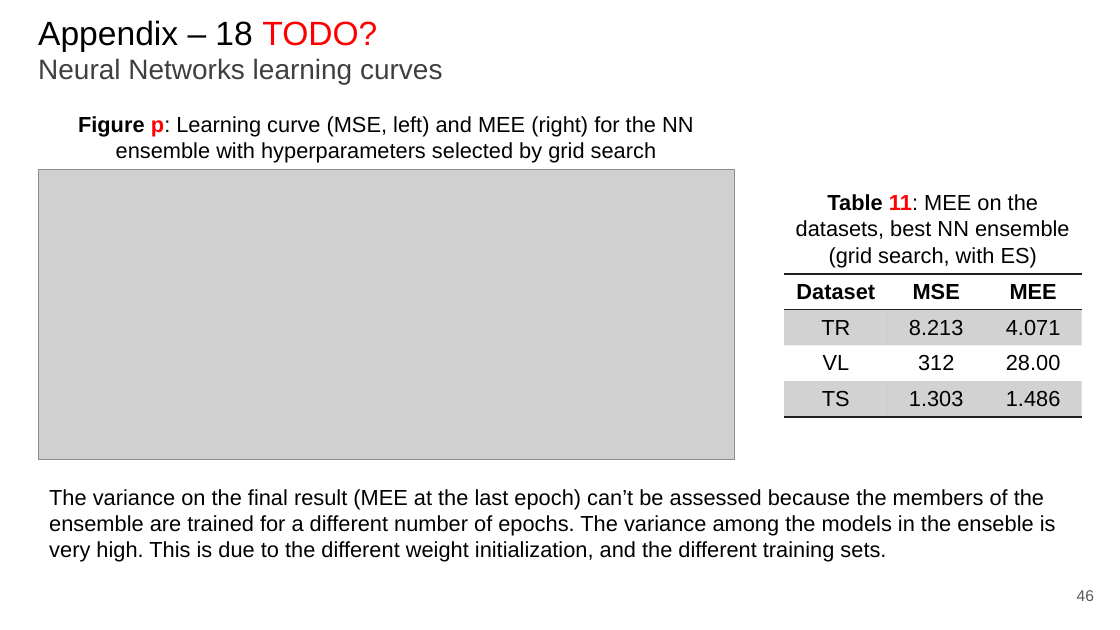
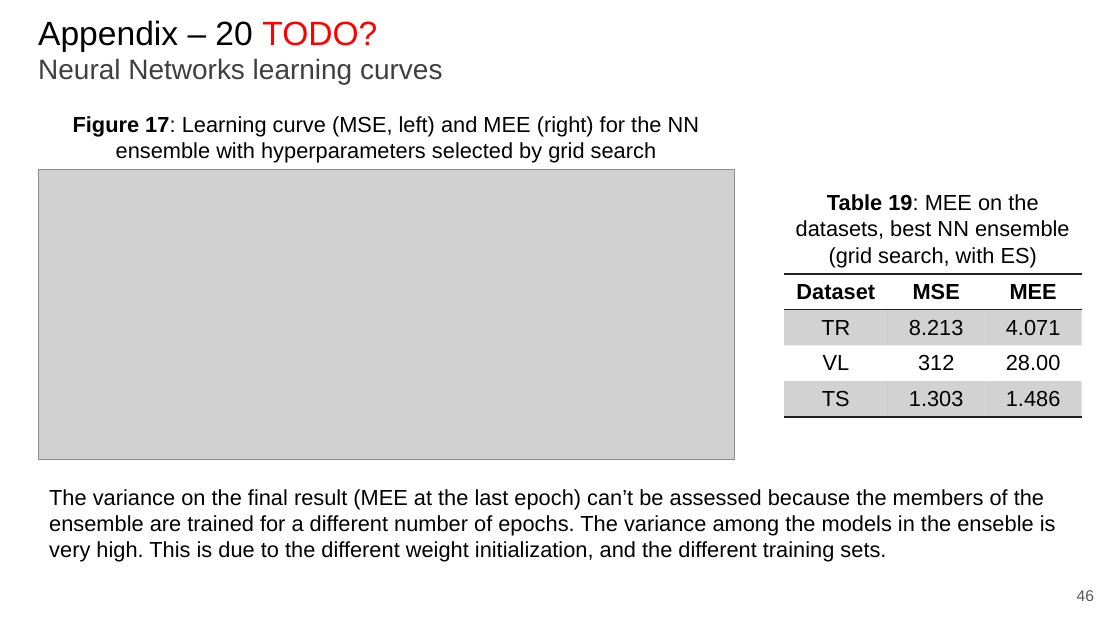
Before and after one commit to paolo-junior-mollica/machine-learning-project, a slide deck: slide 46 of relazione/Canduci_Marino_Mollica.pptx. Drawn at 1120x630 pixels with LibreOffice and Linux fonts; fonts in the diff are those of the drawing; grey boxes stand for pictures. Boxes give left, top, right and bottom in pixels: in the first picture for what was removed or moved away, otherwise in the second. Text is boxed around its words. In the diff, an @@ line names an element or a change of style, - is before the commit and + after.

Commit message:
Fixed 1st slide, table&imgs numerations, number of appendices

```diff
--- a/relazione/Canduci_Marino_Mollica.pptx
+++ b/relazione/Canduci_Marino_Mollica.pptx
@@ title at (x1=38, y1=20, x2=442, y2=85): text changed @@
-Appendix – 18 TODO?
-Neural Networks learning curves
+Appendix – 20 TODO?
+Neural Networks learning curves
@@ text at (x1=73, y1=116, x2=699, y2=163): text changed @@
-Figure p: Learning curve (MSE, left) and MEE (right) for the NN ensemble with hyperparameters selected by grid search
+Figure 17: Learning curve (MSE, left) and MEE (right) for the NN ensemble with hyperparameters selected by grid search
@@ text at (x1=796, y1=194, x2=1070, y2=267): text changed @@
-Table 11: MEE on the datasets, best NN ensemble (grid search, with ES)
+Table 19: MEE on the datasets, best NN ensemble (grid search, with ES)
```
Also in this commit, not shown: 24 other slides changed.
